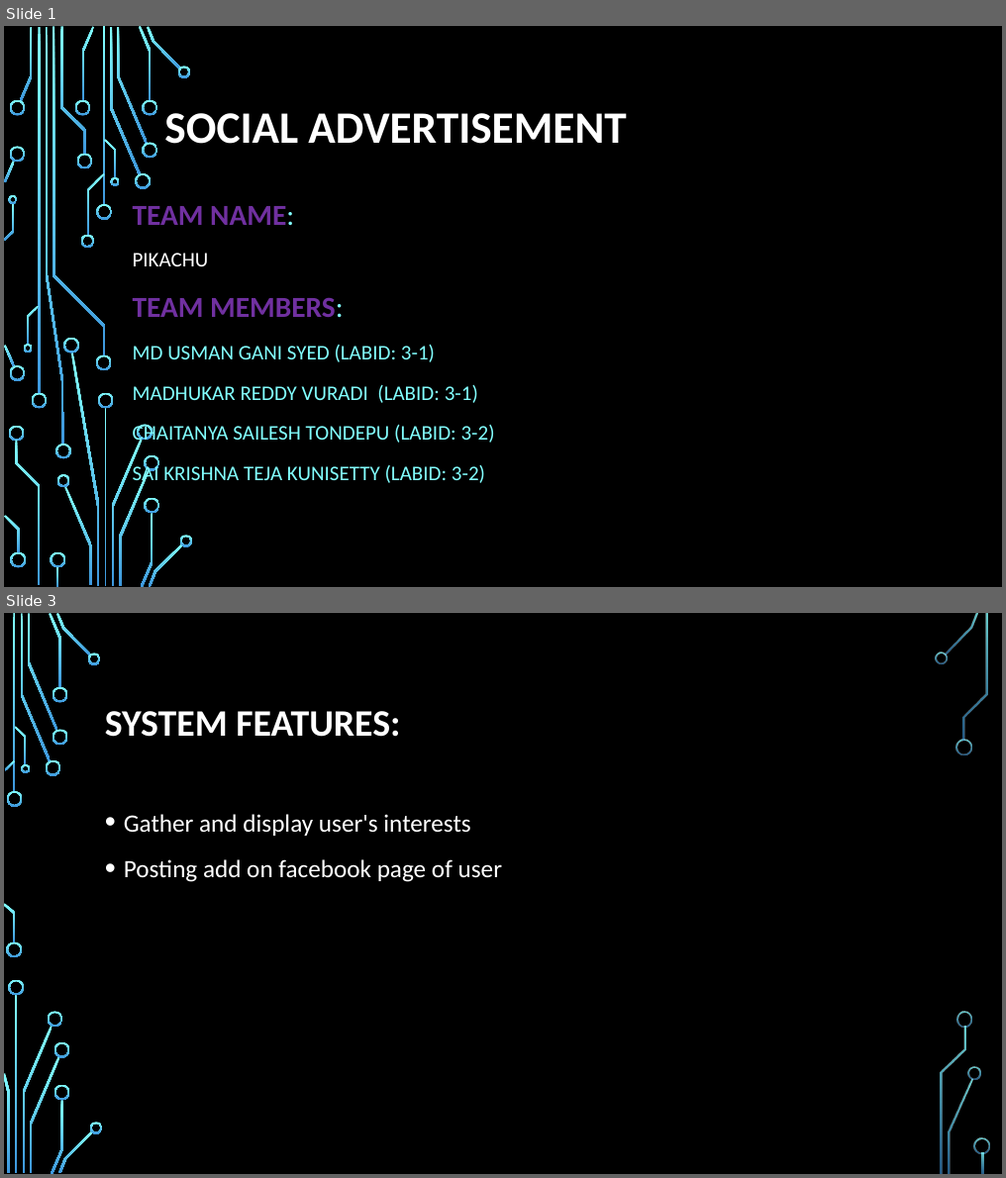
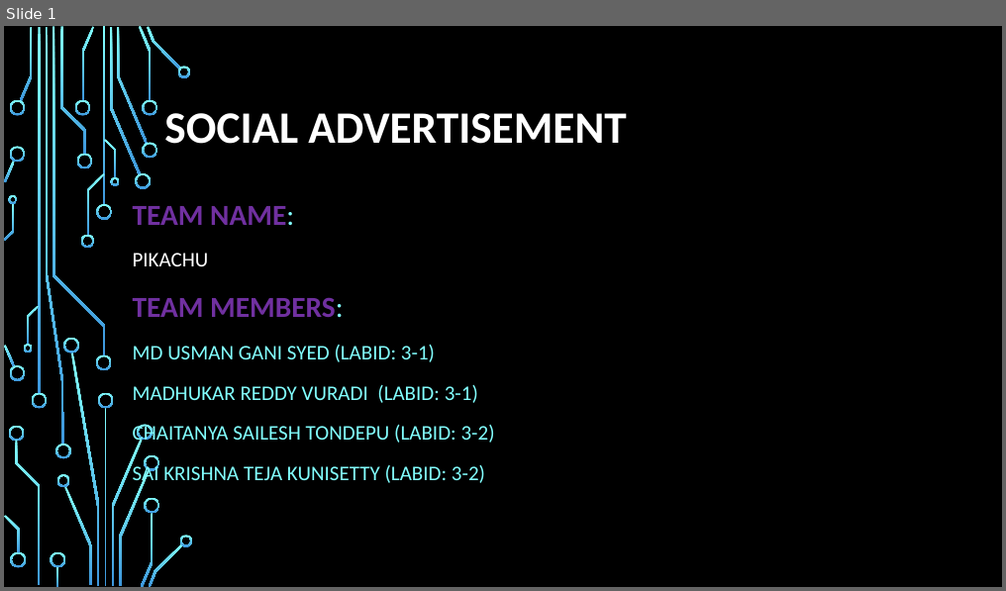
Before and after one commit to gani938/ASE-PROJECT, a slide deck: documentation/Presentation.pptx. Shown one above the other, each under a label of ours: slides 1 and 3 before the commit, slide 1 after it; the slides between them are not shown. The pictures are 1006x1178 and 1006x591 pixels, drawn with LibreOffice and Linux fonts; fonts in the diff are those of the drawing; background and template pictures are left out. Boxes give left, top, right and bottom in pixels: in the first picture for what was removed or moved away, otherwise in the second. Text is boxed around its words. In the diff, an @@ line names an element or a change of style, - is before the commit and + after.

```diff
--- a/documentation/Presentation.pptx
+++ b/documentation/Presentation.pptx
@@ slide 3 removed at box(4, 613, 1002, 1174), background picture (left out) @@
@@ title removed at box(105, 711, 400, 737) @@
-SYSTEM FEATURES:
@@ text removed at box(124, 814, 502, 882) @@
-• Gather and display user's interests
-• Posting add on facebook page of user
@@ group removed at box(4, 613, 990, 1174): 33 freeform shapes, 3 rectangles @@
```
Also in this commit, not shown: 5 slides added, 4 other slides removed.
